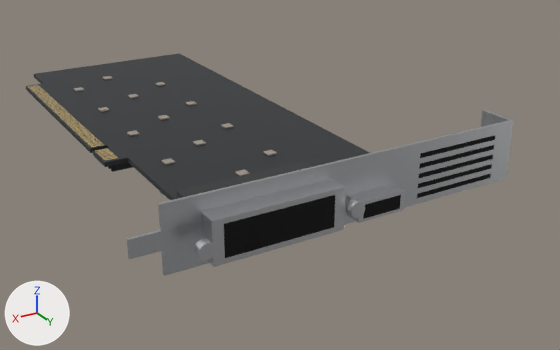
A saved change to the Blender file Assets/Models/Blend/GPUs.blend.
One viewpoint serves both versions: a 50 mm lens placed at (0.0674, 0.1987, 0.084), pointed at (-0.0555, -0.0062, -0.0185). The axes (+X, +Y, +Z) are drawn at lower left. The lights are the same throughout. The older version comes first.

Objects in the first picture: 'GPU_GT1030class_Bracket_FullHeight', 'GPU_GT1030class_Components', 'GPU_GT1030class_Contacts', 'GPU_GT1030class_Outputs', 'GPU_GT1030class_PCB' and 1 more.
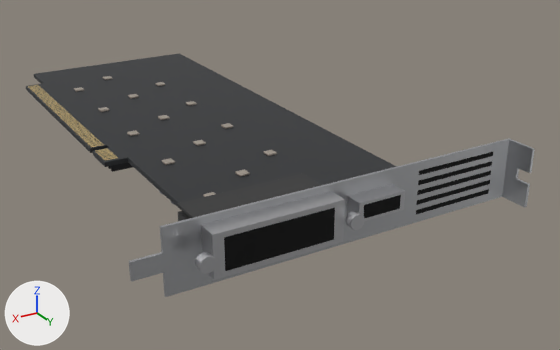
Where the change shows, as pixel boxes [x1, y1, x2, y2] in the pictures (560 x 350 px; the box of a moved part takes in the faces that stretch with it):
'GPU_GT1030class_Bracket_FullHeight', reshaped: before [127, 110, 513, 276]; after [129, 138, 535, 297]
'GPU_GT1030class_Outputs', reshaped: before [177, 162, 405, 267]; after [177, 173, 405, 280]
part 1 of me_gpu_gt1030class_outputs, moved or reshaped: before [201, 179, 345, 267]; after [201, 191, 345, 280]
part 2 of me_gpu_gt1030class_outputs, moved or reshaped: before [224, 195, 335, 258]; after [224, 208, 335, 271]
part 3 of me_gpu_gt1030class_outputs, moved or reshaped: before [194, 239, 216, 260]; after [195, 252, 217, 274]
part 4 of me_gpu_gt1030class_outputs, moved or reshaped: before [346, 198, 365, 218]; after [345, 211, 365, 230]
part 5 of me_gpu_gt1030class_outputs, moved or reshaped: before [177, 162, 312, 199]; after [177, 173, 321, 221]
part 6 of me_gpu_gt1030class_bracket_fullheight, added: after [502, 174, 530, 208]
part 7 of me_gpu_gt1030class_bracket_fullheight, moved or reshaped: before [127, 230, 163, 259]; after [129, 252, 164, 281]
part 8 of me_gpu_gt1030class_bracket_fullheight, moved or reshaped: before [419, 145, 494, 168]; after [417, 180, 490, 205]
part 9 of me_gpu_gt1030class_bracket_fullheight, added: after [416, 189, 489, 214]
part 10 of me_gpu_gt1030class_bracket_fullheight, moved or reshaped: before [158, 110, 513, 276]; after [160, 138, 535, 297]

Edits to the bpy script that builds the scene:
```text
Change me_gpu_gt1030class_outputs:
    used by ob_gpu_gt1030class_outputs; parent = ob_gpu_gt1030class; location = (0.0, 0.0, 0.0)
    before: 8 (-0.0375, 0.036, -0.007), 10 (-0.0375, 0.0489, -0.007), 12 (-0.0005, 0.036, -0.007), 14 (-0.0005, 0.0489, -0.007), 17 (-0.0375, 0.036, 0.005)
    before: 19 (-0.0375, 0.0489, 0.005), 21 (-0.0005, 0.036, 0.005), 23 (-0.0005, 0.0489, 0.005)
    remove me_gpu_gt1030class_outputs.from_pydata(...)  # 104 vertices, 70 faces; spans x -0.0575..0.0042, y 0.036..0.058, z -0.007..0.005
    add me_gpu_gt1030class_outputs.from_pydata(...)  # 104 vertices, 70 faces; spans x -0.0575..0.0042, y 0.036..0.058, z -0.0105..0.0015
    me_gpu_gt1030class_outputs part 1: the loose piece of 8 vertices spanning x -0.0375..-0.0005, y 0.0489..0.0555, z -0.007..0.005 is moved by (0.0, 0.0, -0.0035)
    me_gpu_gt1030class_outputs part 2: the loose piece of 8 vertices spanning x -0.0345..-0.0035, y 0.0555..0.0556, z -0.0055..0.0035 is moved by (0.0, 0.0, -0.0035)
    me_gpu_gt1030class_outputs part 3: the loose piece of 24 vertices spanning x -0.0002..0.0042, y 0.0555..0.058, z -0.0032..0.0012 is moved by (0.0, 0.0, -0.0035)
    me_gpu_gt1030class_outputs part 4: the loose piece of 24 vertices spanning x -0.0422..-0.0378, y 0.0555..0.058, z -0.0032..0.0012 is moved by (0.0, 0.0, -0.0035)
    me_gpu_gt1030class_outputs part 5
    add for i in [8, 10, 12, 14, 17, 19, 21, 23]: me_gpu_gt1030class_outputs.vertices[i].co += Vector((0.0, 0.0, -0.0035))
Change me_gpu_gt1030class_bracket_fullheight:
    used by ob_gpu_gt1030class_bracket_fullheight; parent = ob_gpu_gt1030class; location = (0.0, 0.0, 0.0)
    remove me_gpu_gt1030class_bracket_fullheight.from_pydata(...)  # 224 vertices, 168 faces; spans x -0.1014..0.0175, y 0.038..0.0498, z -0.0092..0.0092
    add me_gpu_gt1030class_bracket_fullheight.from_pydata(...)  # 240 vertices, 180 faces; spans x -0.1014..0.0175, y 0.0489..0.0588, z -0.015..0.0035
    me_gpu_gt1030class_bracket_fullheight part 6: a new loose piece, a box spanning x -0.10136..-0.1005, y 0.04889..0.05875, z -0.01499..-0.00757, in mat_gpu_bracket (light grey #ced0d3)
    me_gpu_gt1030class_bracket_fullheight part 7: the loose piece of 8 vertices spanning x 0.0095..0.0175, y 0.0489..0.0498, z -0.0025..0.0025 is moved by (0.0, 0.0, -0.0058)
    me_gpu_gt1030class_bracket_fullheight part 8: the loose piece of 8 vertices spanning x -0.0945..-0.0665, y 0.0498, z 0.0016..0.003 is moved by (0.0, 0.0, -0.0111)
    me_gpu_gt1030class_bracket_fullheight part 9: the loose piece of 8 vertices spanning x -0.0945..-0.0665, y 0.0498, z -0.0074..-0.006 is copied, and the copy is moved by (0.0, 0.0, -0.0051); it spans x -0.0945..-0.0665, y 0.0498, z -0.0125..-0.0111
    me_gpu_gt1030class_bracket_fullheight part 10
    4 vertices are removed from x -0.0665, y 0.0498, z 0.0046..0.006
    5 faces are deleted
    72 vertices in x -0.1005..0.0095, y 0.0489..0.0498, z -0.007..0.005 move by (0.0, 0.0, -0.0035)
    24 vertices in x -0.0945..-0.0665, y 0.0498, z -0.0074..0.0 move by (0.0, 0.0, 0.0009)
    20 vertices in x -0.1005..0.0095, y 0.0489..0.0498, z 0.0092 move by (0.0, 0.0, -0.0057)
    20 vertices in x -0.1005..0.0095, y 0.0489..0.0498, z -0.0092 move by (0.0, 0.0, -0.0058)
    12 vertices move from x -0.1014..-0.0945, y 0.038..0.0498, z -0.0092..0.0092 to x -0.1014..-0.1005, y 0.0489..0.0588, z -0.0076..0.0035
    4 vertices are added at (-0.1005, 0.0489, -0.0076), (-0.1005, 0.0489, -0.004), (-0.1005, 0.0541, -0.0076), (-0.1005, 0.0541, -0.004)
    5 new faces join them, mat_gpu_bracket (light grey #ced0d3)
```
